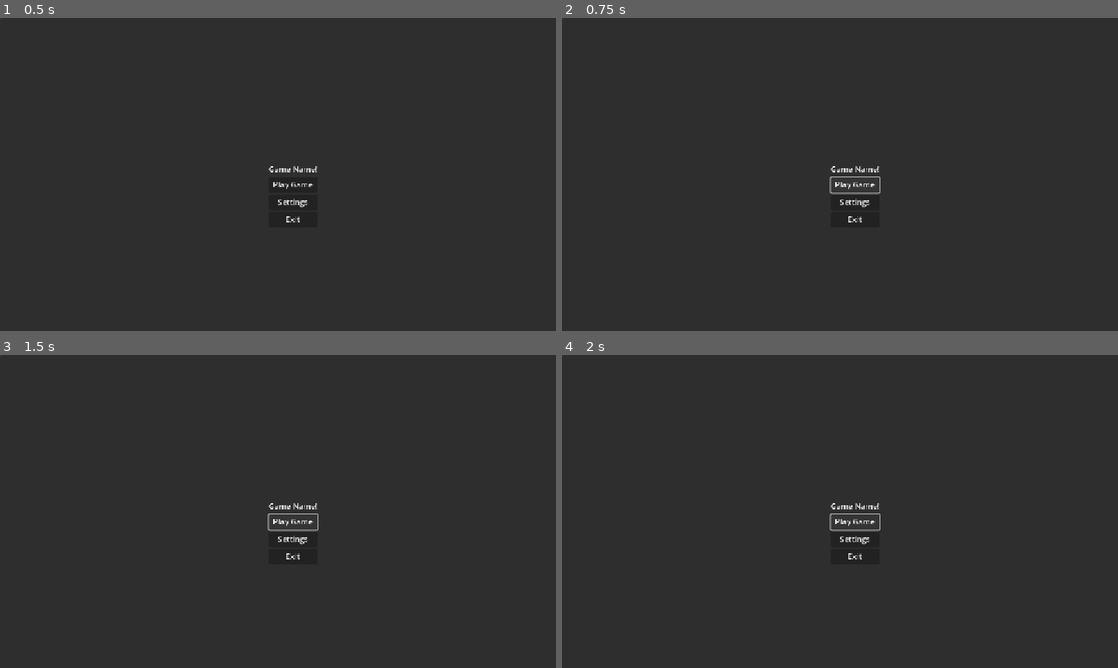
Above: before the commit, frames 1-4 (two rows, left to right).
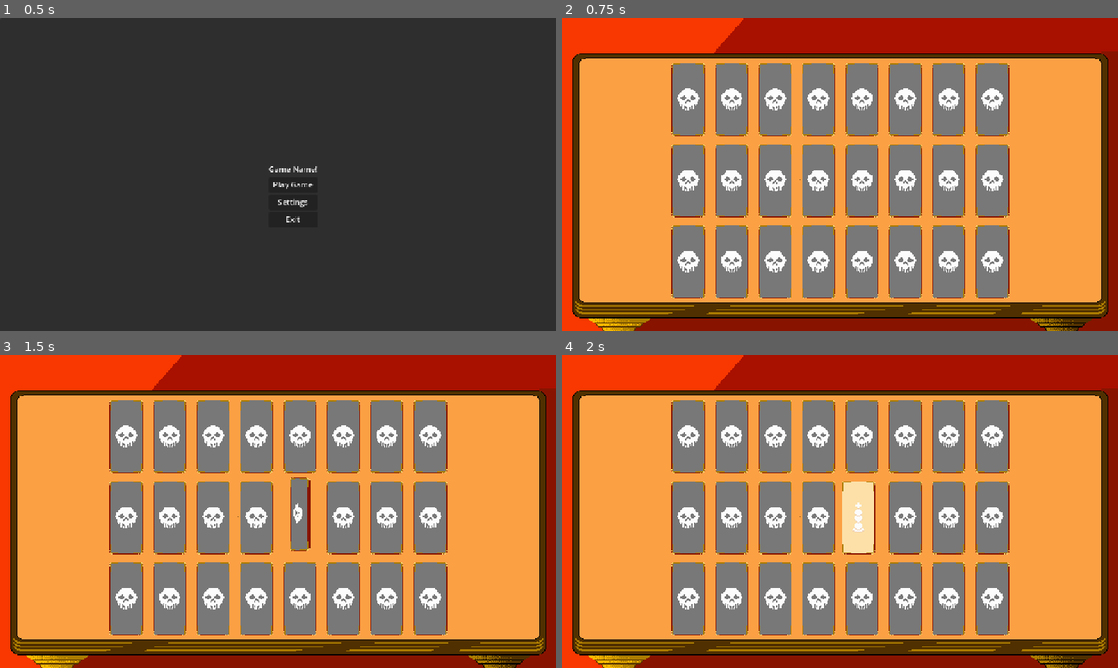
Above: after the commit, the same moments.

Repository: PawnxPawn/DeathMatch
Game: Godot game, scene res://Menus/MainMenu.tscn
Two runs of this game, one before a commit and one after it. Both use one fixed random seed, a clock stepped at 60 frames per second and the inputs below.
Inputs (mouse positions are in pixels of both pictures, inside the frame that each line leads up to):
- Up to frame 1 (0.5 s): no input
- Up to frame 2 (0.75 s): click "Play Game" at 0.5 s
- Up to frame 3 (1.5 s): click (294, 520) at 1.25 s, where only the run before the commit has a clickable "Play Game"
- Up to frame 4 (2 s): no input

Frame 1 is identical in both runs. In frame 2, 100% of the frame differs, in the area x 0-100%, y 0-100%; in frame 3, 100%; in frame 4, 100%.

Commit message:
[Fix] Issue with a node duplicating on merge
# Conflicts:
#	deathmatch/Game/Game.tscn

Diff:
--- a/deathmatch/Game/Game.tscn
+++ b/deathmatch/Game/Game.tscn
@@ -113,14 +113,13 @@
 [node name="CardR3C8" parent="PlayArea/CardField/Card Area" instance=ExtResource("3_iv3md")]
 layout_mode = 2
 
-[node name="PauseLayer" type="CanvasLayer" parent="PlayArea"]
+[node name="PauseLayer" type="CanvasLayer" parent="."]
+layer = 5
 
-[node name="PauseMenu" parent="PlayArea/PauseLayer" instance=ExtResource("1_hqwdr")
+[node name="PauseMenu" parent="PauseLayer" instance=ExtResource("1_hqwdr")]
+mouse_filter = 2
 
 [node name="DelayTimer" type="Timer" parent="."]
 one_shot = true
 
 [connection signal="timeout" from="DelayTimer" to="." method="_on_delay_timer_timeout"]
-size_flags_horizontal = 4
-size_flags_vertical = 4
-mouse_filter = 2
